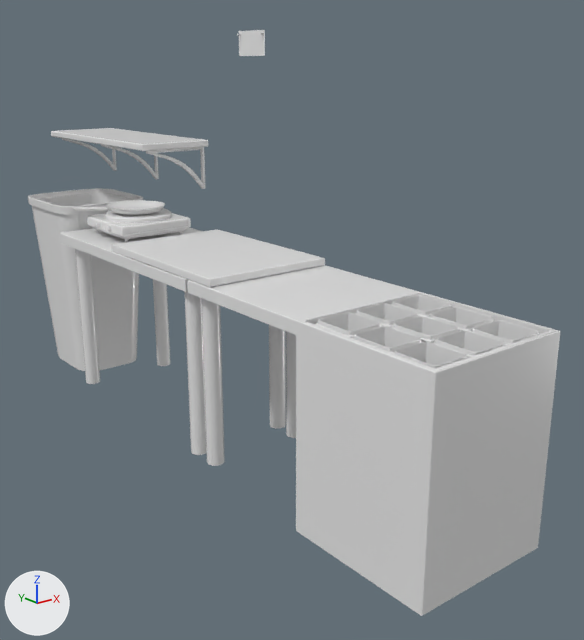
The FBX model assets/Truck/SM_truckInterior.fbx, before and after one commit.
The view is the same before and after, from a 50 mm lens placed at (-2.11, -3.61, 2.03), pointed at (0.59, -0.25, 0.69). Arrows for +X, +Y and +Z are at lower left; the lights stay in place. The picture after the commit comes second. Where no turn or scale is listed for an object, it has been applied to the vertices.

Objects in the first picture: 'SM_truckInterior'.
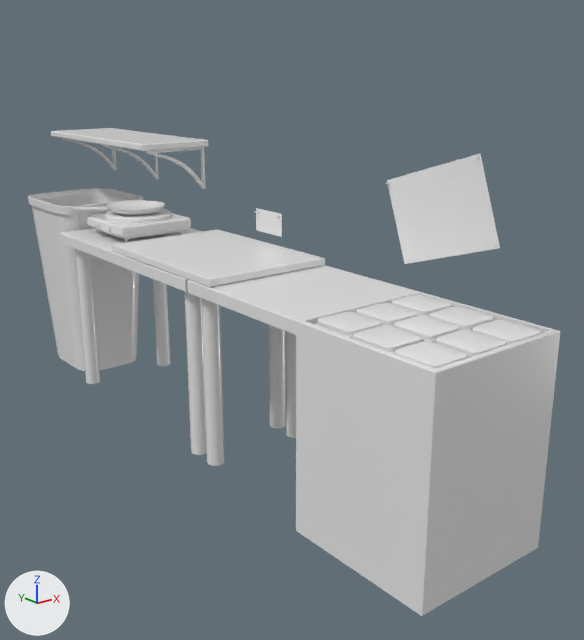
Commit message: added truckInterior retake

Where the change shows, as pixel boxes (x1, y1, x2, y2) in the pictures (584 x 640 px; the box of a moved part takes in the faces that stretch with it):
```json
{"object": "SM_truckInterior", "change": "reshaped", "before": [28, 30, 560, 616], "after": [28, 128, 560, 616], "on screen": "17% shorter"}
{"part": 1, "of": "me_mesh", "change": "moved or reshaped", "before": [239, 30, 265, 56], "after": [256, 208, 282, 237]}
{"part": 2, "of": "me_mesh", "change": "built on", "before": [355, 307, 494, 352], "after": [315, 154, 541, 368]}
```

The change, as JSON lines over the scene's bpy script:
```json
{"block": "me_mesh", "where": "# used by ob_sm_truckinterior; location = (0.0, 0.0, 0.0)"}
{"op": "remove", "block": "me_mesh", "code": "me_mesh.from_pydata(...)  # 2607 vertices, 2417 faces; spans x -0.05..0.72, y -1.85..2.1, z -0.02..2.22"}
{"op": "add", "block": "me_mesh", "code": "me_mesh.from_pydata(...)  # 3466 vertices, 3216 faces; spans x -0.05..0.72, y -1.85..2.1, z -0.02..1.68"}
{"block": "me_mesh", "change": "me_mesh part 1: the loose piece of 4 vertices spanning x 0.71, y 0.15..0.39, z 2.09..2.22 is moved by (0.0, -0.14, -0.99)"}
{"block": "me_mesh", "change": "me_mesh part 2: 30 vertices moved within x 0.0..0.65, y -1.79..-1.12, z 0.99..1.01; 517 vertices added at x -0.02..0.71, y -1.82..-0.82, z 0.99..1.68"}
{"block": "me_mesh", "change": "other edits to the shape of me_mesh do not show in these pictures"}
```
